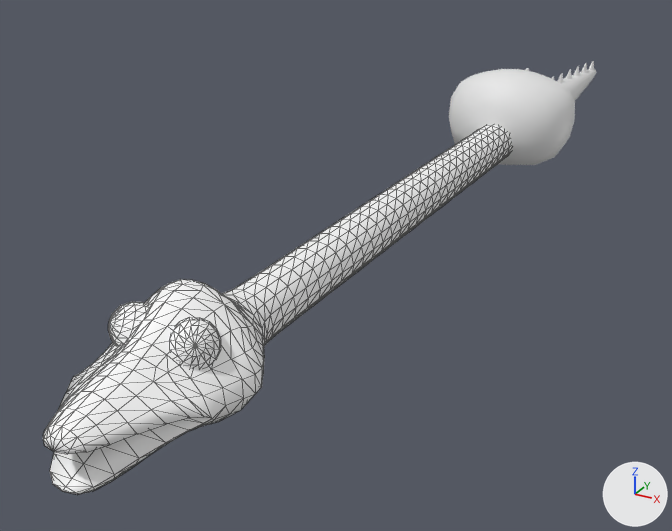
Before and after pictures for a commit that changed the glTF model Assets/Hydra/Hydra.gltf.
Both versions are drawn from a 50 mm camera at (7.6, -23.6, 6.7) aimed at (-1.9, -6.5, -1.9). Arrows for +X, +Y and +Z are at lower right; the lights stay in place. Mesh edges are drawn as thin lines on the coarser meshes.

Names of what the first picture shows: 'Body', 'Eyes', 'Head'.
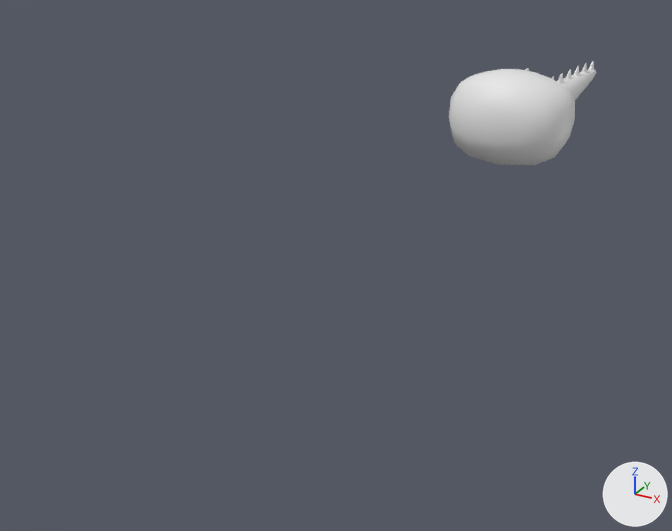
Boxes (x1, y1, x2, y2) around the edits, measured in the pictures (672 x 531 px):
'Head', deleted
    before: (43, 125, 512, 495)
'Eyes', deleted
    before: (108, 302, 221, 368)

Patch to the scene script:
```diff
--- a/Assets/Hydra/Hydra.gltf.py
+++ b/Assets/Hydra/Hydra.gltf.py
@@ ob_eyes @@
-ob_eyes = bpy.data.objects.new('Eyes', me_cylinder_001)
-ob_eyes.location = (0.0, 0.0, 0.0)
@@ ob_head @@
-ob_head = bpy.data.objects.new('Head', me_cylinder)
-ob_head.location = (0.0, 0.0, 0.0)
```
